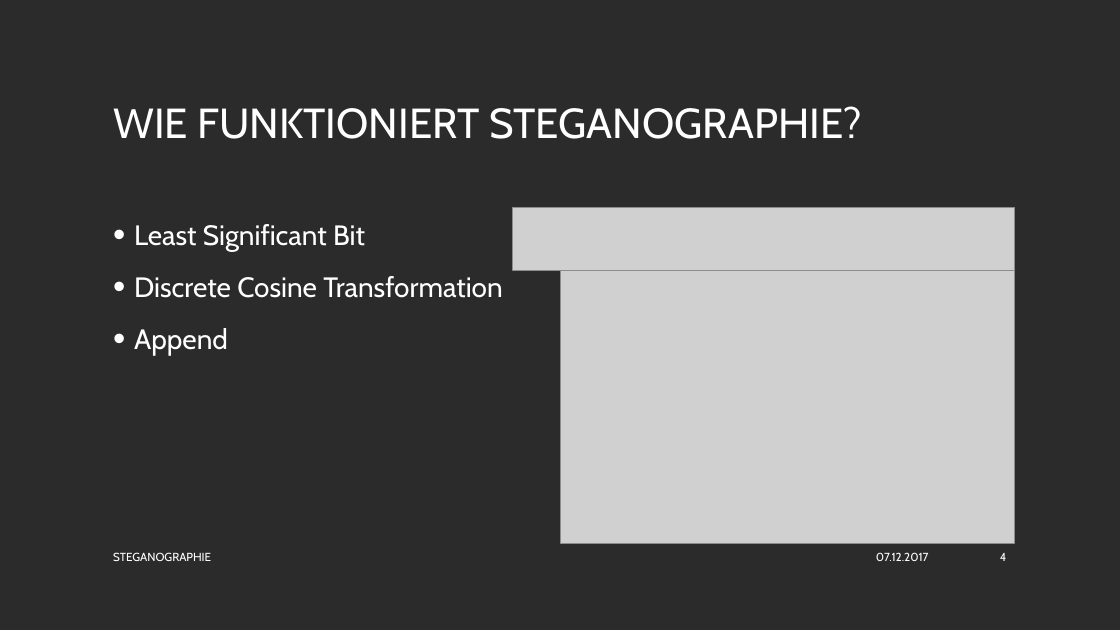
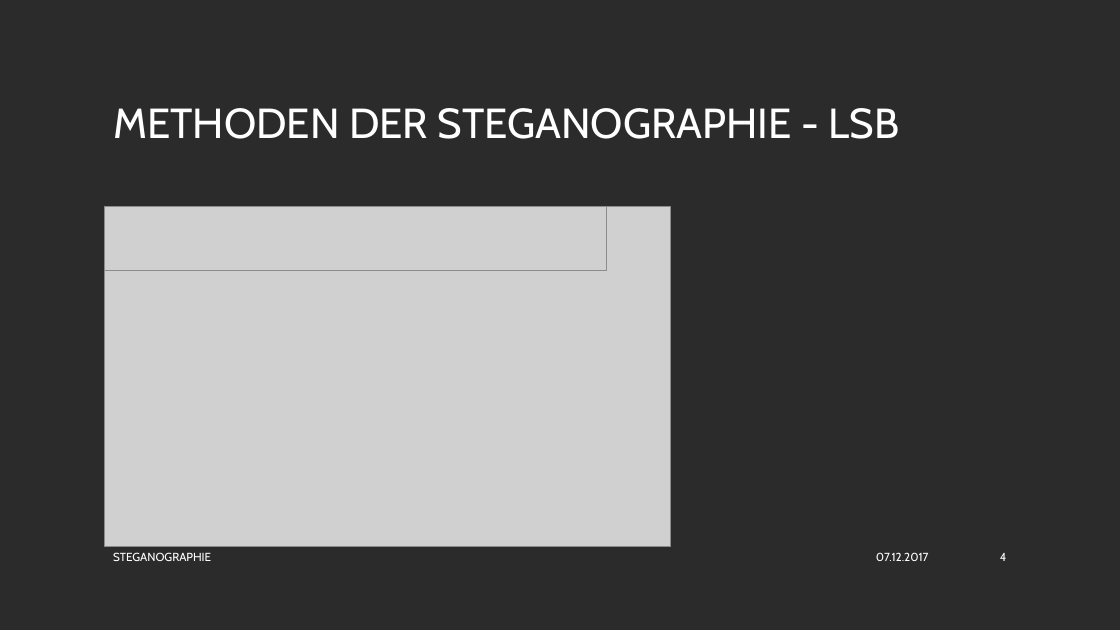
Before and after one commit to Andy-Meissner/Studienarbeit, a slide deck: slide 4 of IT-Security/Steganographie.ppt. Drawn at 1120x630 pixels with LibreOffice and Linux fonts; fonts in the diff are those of the drawing; grey boxes stand for pictures; background and template pictures are left out; a plain dark background stands for a picture behind light text. Boxes give left, top, right and bottom in pixels: in the first picture for what was removed or moved away, otherwise in the second. Text is boxed around its words. In the diff, an @@ line names an element or a change of style, - is before the commit and + after.

```diff
--- a/IT-Security/Steganographie.ppt
+++ b/IT-Security/Steganographie.ppt
@@ title at (x1=113, y1=108, x2=900, y2=139): text changed @@
-WIE FUNKTIONIERT STEGANOGRAPHIE?
+METHODEN DER STEGANOGRAPHIE - LSB
@@ picture resized from (x1=513, y1=207, x2=1015, y2=271) to (x1=105, y1=207, x2=671, y2=547) @@
@@ picture resized from (x1=560, y1=270, x2=1014, y2=543) to (x1=105, y1=207, x2=607, y2=270) @@
@@ text removed at (x1=134, y1=224, x2=502, y2=355) @@
-• Least Significant Bit
-• Discrete Cosine Transformation
-• Append
```
Also in this commit, not shown: 2 other slides changed, 3 slides added.
